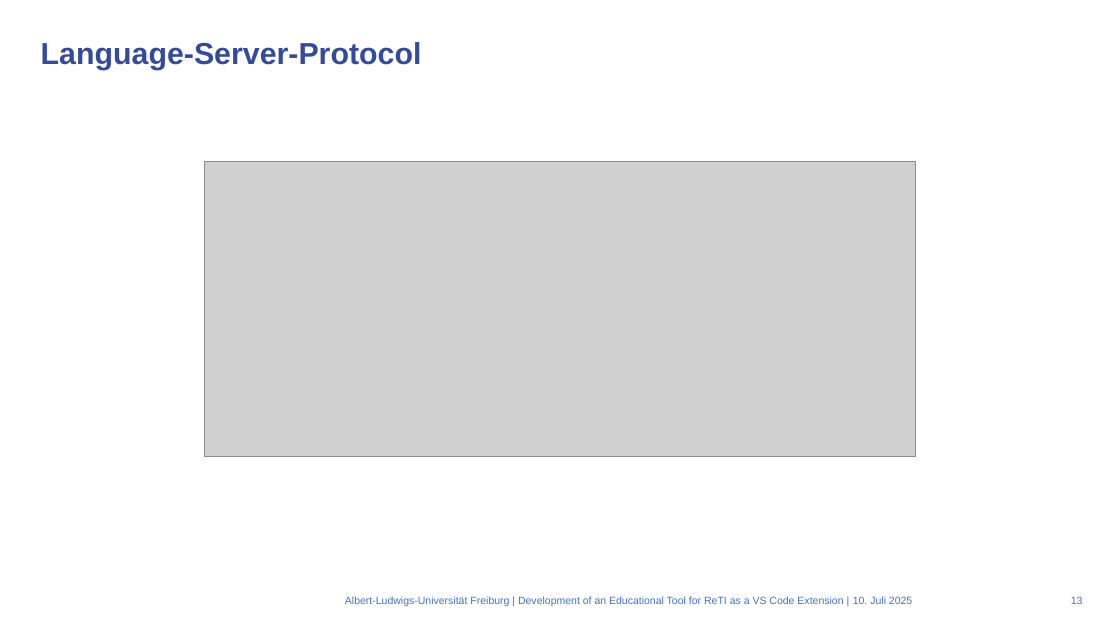
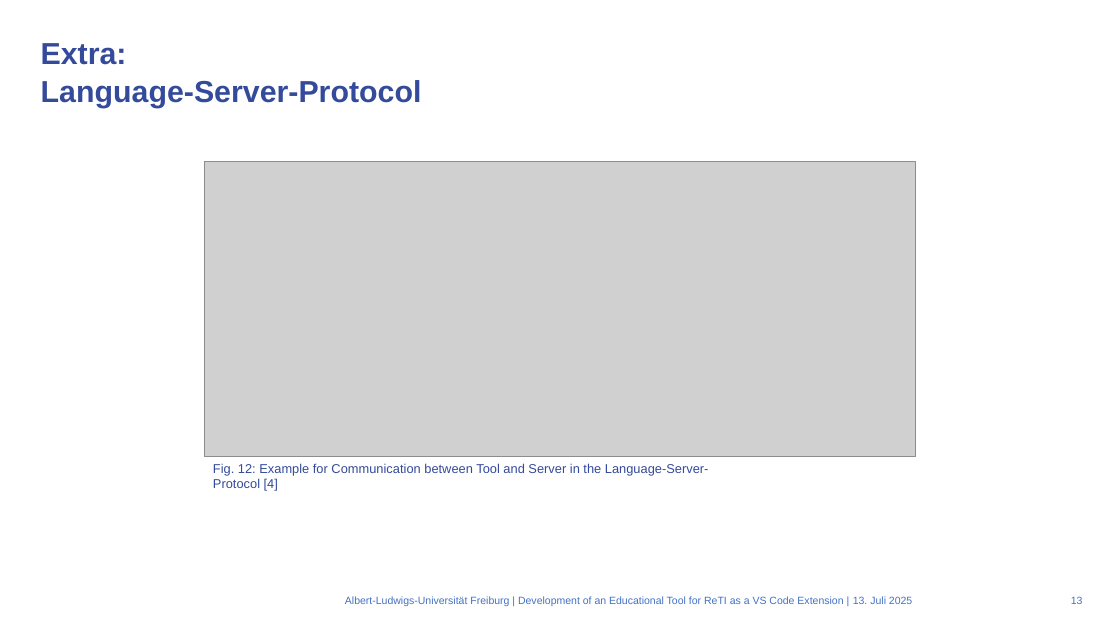
Before and after one commit to mlt279/vscode-reti, a slide deck: slide 13 of presentation/presentation.pptx. Drawn at 1120x630 pixels with LibreOffice and Linux fonts; fonts in the diff are those of the drawing; grey boxes stand for pictures; background and template pictures are left out. Boxes give left, top, right and bottom in pixels: in the first picture for what was removed or moved away, otherwise in the second. Text is boxed around its words. In the diff, an @@ line names an element or a change of style, - is before the commit and + after.

```diff
--- a/presentation/presentation.pptx
+++ b/presentation/presentation.pptx
@@ title at [41, 43, 422, 108]: text changed @@
-Language-Server-Protocol
+Extra:
+Language-Server-Protocol
@@ text added at [213, 463, 709, 491], 11 pt, text #344A9A @@
+Fig. 12: Example for Communication between Tool and Server in the Language-Server-Protocol [4]
@@ text at [853, 596, 912, 604]: text changed @@
-10. Juli 2025
+13. Juli 2025
```
Also in this commit, not shown: 13 other slides changed, 1 slide added.
